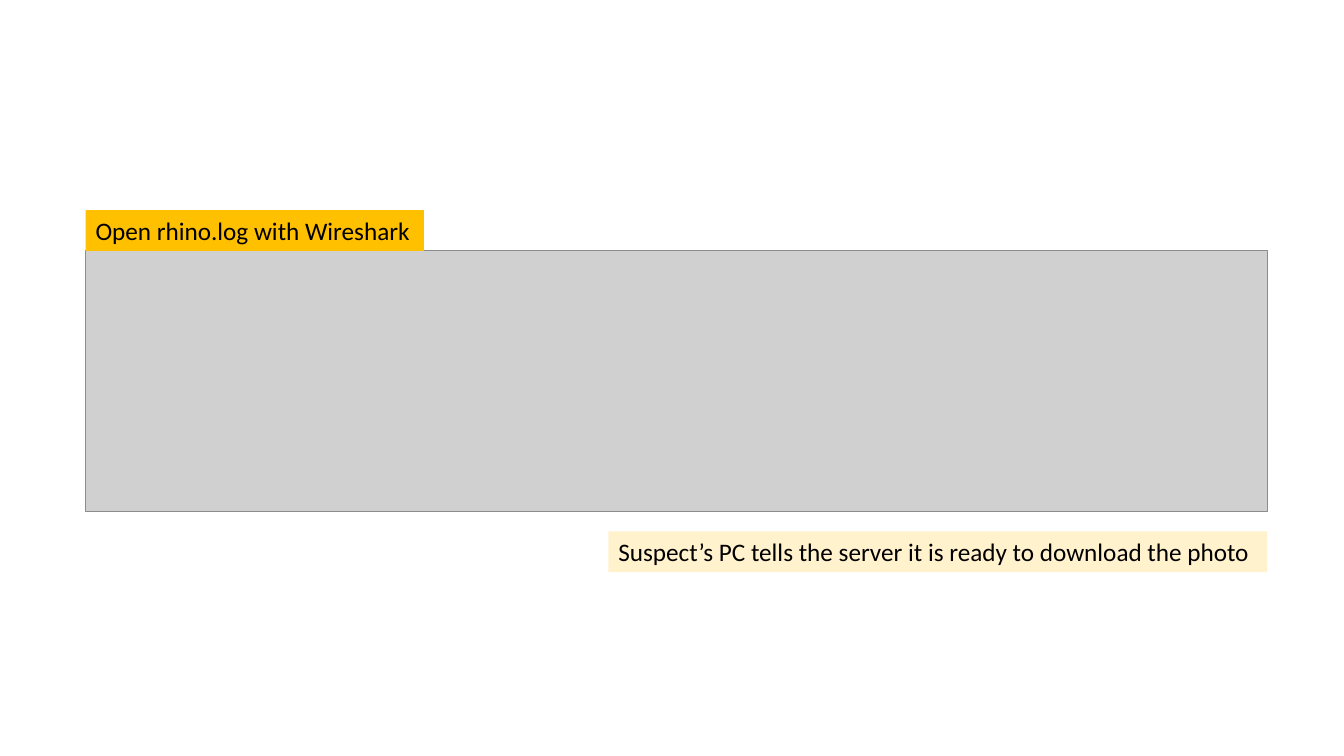
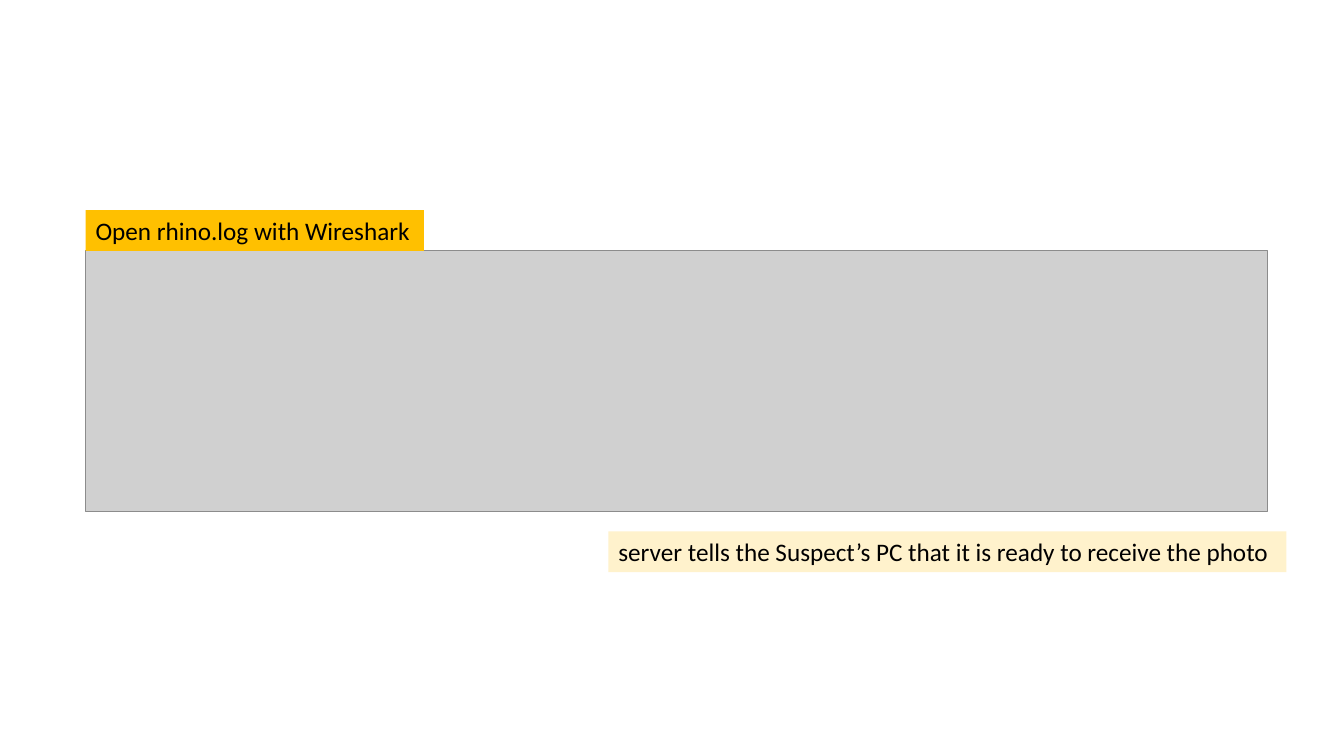
Before and after one commit to frankwxu/digital-forensics-lab, a slide deck: slide 6 of Illegal_Possession_Images/Rhion_Possession_3_FTP_Traffic_crackzip.pptx. Drawn at 1344x756 pixels with LibreOffice and Linux fonts; fonts in the diff are those of the drawing; grey boxes stand for pictures; background and template pictures are left out. Boxes give left, top, right and bottom in pixels: in the first picture for what was removed or moved away, otherwise in the second. Text is boxed around its words. In the diff, an @@ line names an element or a change of style, - is before the commit and + after.

```diff
--- a/Illegal_Possession_Images/Rhion_Possession_3_FTP_Traffic_crackzip.pptx
+++ b/Illegal_Possession_Images/Rhion_Possession_3_FTP_Traffic_crackzip.pptx
@@ rectangle "server tells the Suspect’s PC ...": place and size @@
-rectangle "server tells the Suspect’s PC ..." at (609, 531, 1267, 572)
+rectangle "server tells the Suspect’s PC ..." at (609, 531, 1288, 572)
@@ text in rectangle at (618, 543, 1268, 565): text changed @@
-Suspect’s PC tells the server it is ready to download the photo
+server tells the Suspect’s PC that it is ready to receive the photo
```
Also in this commit, not shown: 1 slide added, 5 other files.
